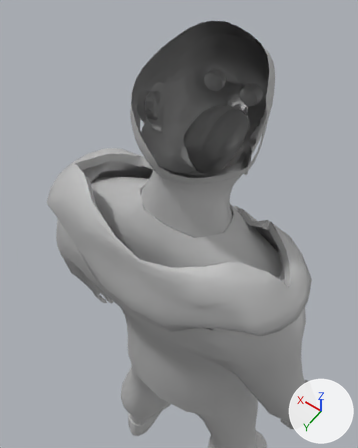
What one commit did to the FBX model Assets/Models/Character Model/Finished_Character_Model.fbx.
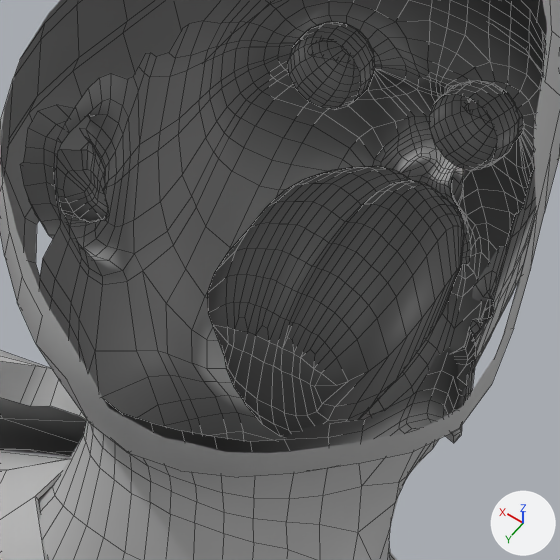
Old and new are each drawn from a 50 mm lens placed at (-2.5, 4.39, 19.02), pointed at (-0.2, 1.16, 13.95) and again close up on the part from 37% to 76% of the width and 14% to 46% of the height. Arrows for +X, +Y and +Z are at lower right; the lights stay in place. The close-ups show mesh edges as thin lines. Everything nearer to the camera than a plane just in front of the edit is cut away. Where no turn or scale is listed for an object, it has been applied to the vertices. Vertices at the same position are counted once.

The first close-up shows 'Eyes2', 'Hat2', 'Jacket', 'Skin4', 'shirt'.
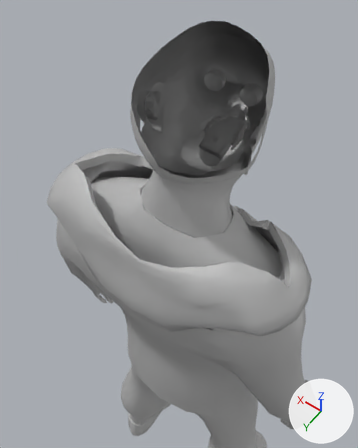
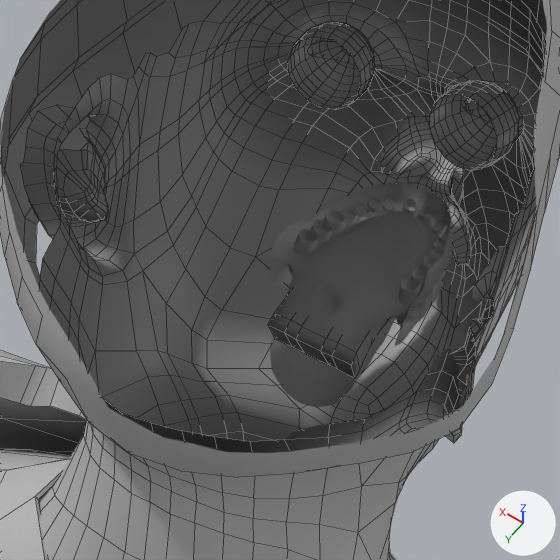
Where the newer file only moved an object's origin or applied its transform, the numbers keep the older frame.

The change in detail:
me_mesh is used by ob_skin4; location (0.0, 0.0, 0.0).
me_mesh had 2051 vertices, 1934 faces and spanned x -0.89..0.77, y -0.68..1.29, z 13.56..15.54.
me_mesh now has 1571 vertices, 1438 faces and spans x -0.89..0.77, y -0.68..1.29, z 13.56..15.54.
me_mesh part 1: 480 vertices removed from x -0.38..0.32, y -0.51..0.47, z 14.07..14.89.

Changed parts and their boxes [x1, y1, x2, y2] in the close-ups (560 x 560 px):
part 1 of me_mesh, deleted: before [207, 166, 464, 438]
'Teeth3', unchanged, uncovered by the edit: after [269, 182, 454, 408]
'Tongue2', unchanged, uncovered by the edit: after [268, 301, 368, 377]
